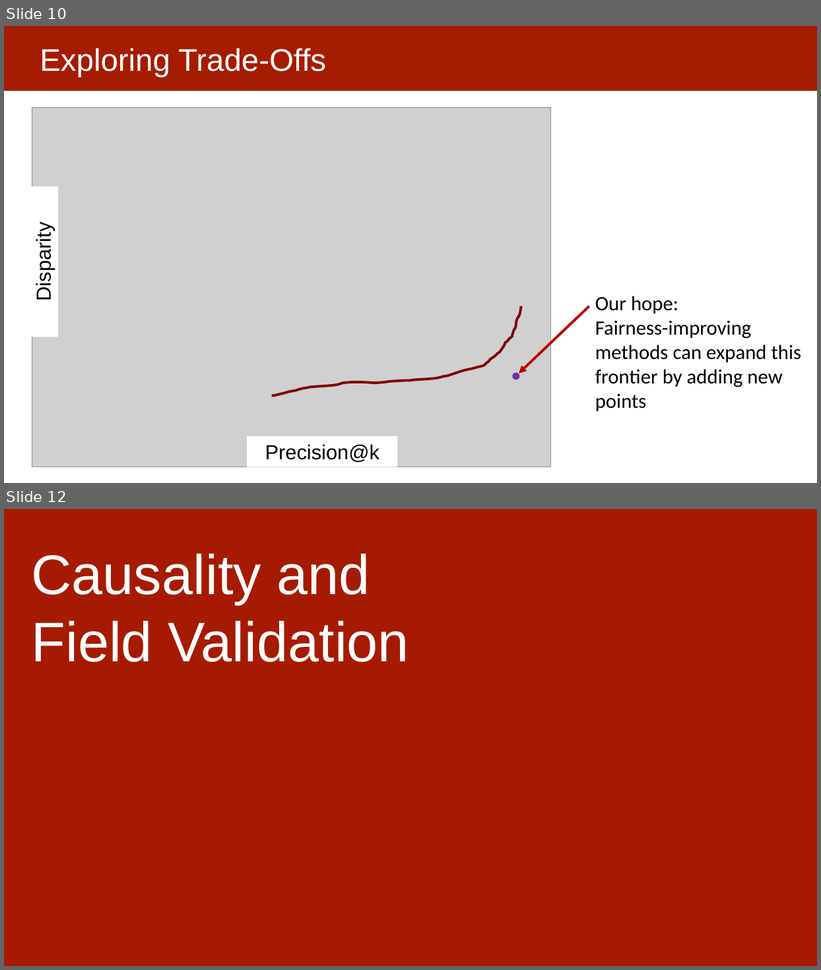
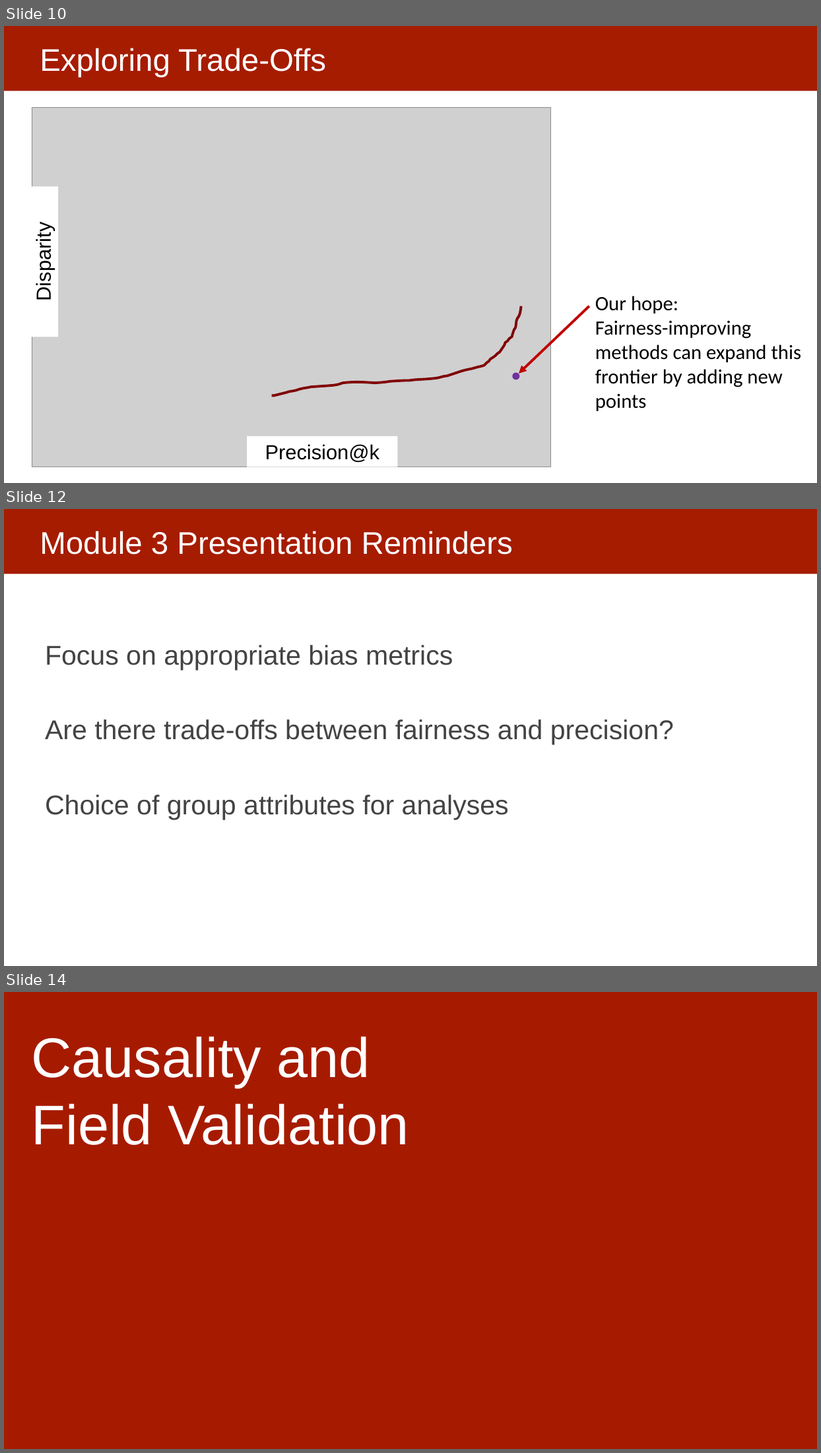
Before and after one commit to dssg/MLinPractice, a slide deck: Lectures/Lecture20-FieldValidation.pptx. Shown one above the other, each under a label of ours: slides 10 and 12 before the commit, slides 10, 12 and 14 after it; the slides between them are not shown. The pictures are 821x970 and 821x1453 pixels, drawn with LibreOffice and Linux fonts; fonts in the diff are those of the drawing; grey boxes stand for pictures. Boxes give left, top, right and bottom in pixels: in the first picture for what was removed or moved away, otherwise in the second. Text is boxed around its words. In the diff, an @@ line names an element or a change of style, - is before the commit and + after.

```diff
--- a/Lectures/Lecture20-FieldValidation.pptx
+++ b/Lectures/Lecture20-FieldValidation.pptx
@@ slide 12 added at box(4, 509, 817, 966), background #FFFFFF; not listed: 1 template element that a slide beside it also shows @@
@@ title added at box(40, 531, 513, 555), 37 pt, text #FFFFFF @@
+Module 3 Presentation Reminders
@@ text added at box(45, 645, 674, 820), 32 pt, text #434343 @@
+Focus on appropriate bias metrics
+Are there trade-offs between fairness and precision?
+Choice of group attributes for analyses
@@ what was slide 12 is now slide 14 @@
```
Also in this commit, not shown: 4 slides changed, 9 other slides added.
